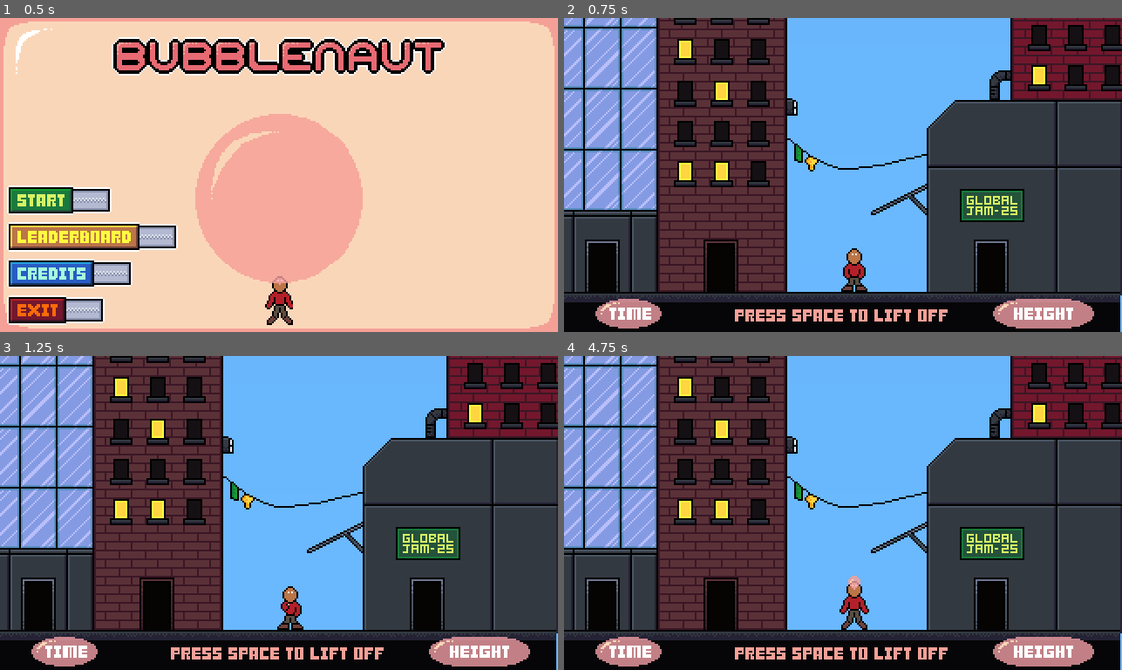
Above: before the commit, frames 1-4 (two rows, left to right).
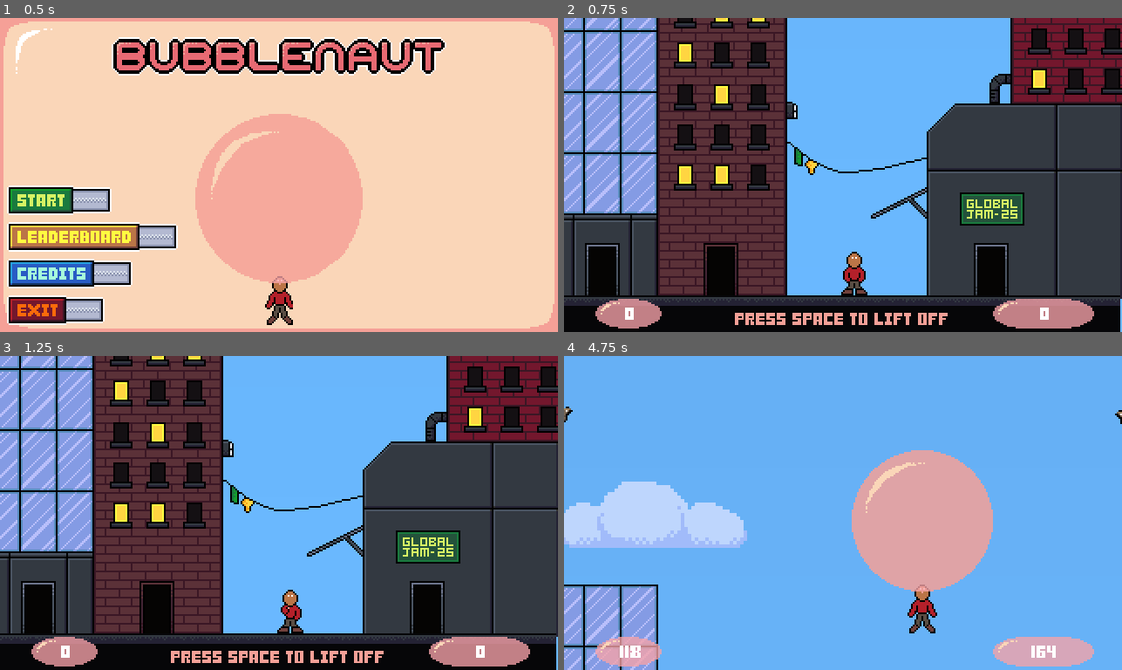
Above: after the commit, the same moments.

Repository: eagle-eye-scouter/GGJ_BubbleBlowing
Game: Godot game, scene res://scenes/main_menu.tscn
Same seed, same stepped clock (60 frames per second), same inputs: the game is played once before the commit and once after it.
Inputs (mouse positions are in pixels of both pictures, inside the frame that each line leads up to):
- Up to frame 1 (0.5 s): no input
- Up to frame 2 (0.75 s): click (658, 200) at 0.5 s
- Up to frame 3 (1.25 s): no input
- Up to frame 4 (4.75 s): tap Enter (ui_accept) at 1.25, 1.52, 2.27, 2.75, 3.77, 4.52 s; hold D (player_right) 1.28-2.03 s; hold Space (player_breath) 1.28-2.03 s; hold S (player_down) 2.03-2.78 s; tap End (sacred_mode) at 2.1, 3.6 s; hold D (player_right) 2.78-3.53 s; hold Space (player_breath) 2.78-3.53 s; hold W (player_up) 3.53-4.28 s; hold A (player_left) from 4.28 s (still down); hold Space (player_breath) from 4.28 s (still down)

Frame 1 is identical in both runs. In frame 2, 22% of the frame differs, in the area x 0-100%, y 0-98%; in frame 3, 22%; in frame 4, 79%, in the area x 0-100%, y 0-100%.
Error before the commit: Parse Error: Identifier "camera" not declared in the current scope. (res://scripts/player.gd:128)

Commit message:
Remove camera variable

Diff:
--- a/scripts/player.gd
+++ b/scripts/player.gd
@@ -125,7 +125,7 @@
 		State.VICTORY:
 			if state == State.DEAD or state == State.VICTORY:
 				return
-			camera.reparent($"..")
+			##camera.reparent($"..")
 			timer.stop()
 			new_animation = "pop"
 			calculate_score(true)
